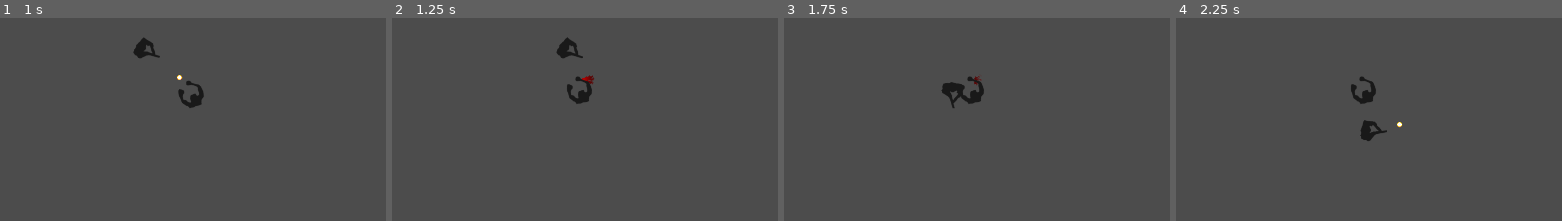
Above: before the commit, frames 1-4 (left to right).
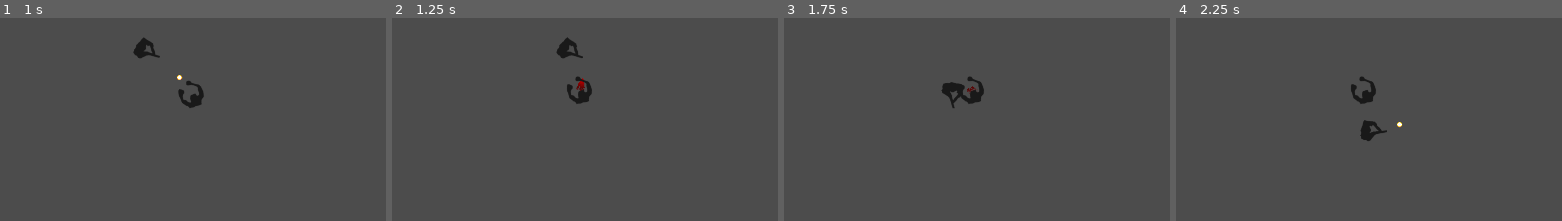
Above: after the commit, the same moments.

Repository: tliss/Godot-Top-Down-Shooter
Game: Godot game, scene res://TestScene.tscn
Two runs of this game, one before a commit and one after it. Both use one fixed random seed, a clock stepped at 60 frames per second and the inputs below. Sound files missing from this copy of the repository are replaced by a short silence.
Inputs (mouse positions are % of the whole screen's width and height, from its top left):
- Up to frame 1 (1 s): move the mouse to (71, 39) at 0.52 s; press the mouse at (71, 39) at 0.53 s; hold D (move_right) from 0.53 s (still down)
- Up to frame 2 (1.25 s): keep holding D (move_right)
- Up to frame 3 (1.75 s): move the mouse to (28, 50) at 1.27 s; release D (move_right) at 1.28 s; release the mouse at (28, 50) at 1.28 s; hold S (move_down) from 1.28 s (still down); click (28, 50) at 1.35 s
- Up to frame 4 (2.25 s): move the mouse to (59, 20) at 2.02 s; release S (move_down) at 2.03 s; press the mouse at (59, 20) at 2.03 s; hold D (move_right) from 2.03 s (still down)
The pictures show only the part of the screen within x 2-52%, y 0-50%; the shares and areas given below are measured in that part.

Frame 1 is identical in both runs. In frame 2, 0.1% of the frame differs, in the area x 47-53%, y 28-36%; in frame 3, less than 0.1%; in frame 4, nothing differs.
Error before the commit: Invalid get index 'ro' (on base: 'Area2D (Bullet.gd)'). (res://Zombie.gd:79)

Commit message:
More blood splurt work

Diff:
--- a/Zombie.gd
+++ b/Zombie.gd
@@ -74,9 +74,30 @@
 	# TODO: We need to figure out the current rotation of the bullet compared to the WORLD
 	# We then set the blood to be the same rotation.
 
-	var s = blood.position.normalized().dot(global_position)
+#	var s = blood.position.normalized().dot(global_position)
 
-	print(str(bullet.position) + ", " + str(bullet.global_position) + ", " + str(bullet.ro))
+	# Breakthrough! We want to use "get_angle_to"! https://docs.godotengine.org/en/3.1/classes/class_node2d.html
+	#Also https://godotengine.org/qa/44449/problems-with-rotation-look_at-and-faces-in-2d
+
+	print(intersect_list)
+
+	print(str(bullet.position))
+	print(str(bullet.global_position))
+	print(str(bullet.position.normalized()))
+	print(str(bullet.global_position.normalized()))
+	print(str(bullet.rotation))
+	print(str(bullet.global_rotation))
+	print("---------------------")
+	print(str(blood.position))
+	print(str(blood.global_position))
+	print(str(blood.position.normalized()))
+	print(str(blood.global_position.normalized()))
+	print(str(blood.rotation))
+	print(str(blood.global_rotation))
+
+	print(str(blood.get_angle_to(bullet.position)))
+
+	blood.rotation = blood.get_angle_to(bullet.position)
 
 
 #	var bullet_dir = bullet.global_position.normalized()
--- a/project.godot
+++ b/project.godot
@@ -23,7 +23,6 @@
 
 window/size/width=1920
 window/size/height=1080
-window/size/fullscreen=true
 
 [input]
 
